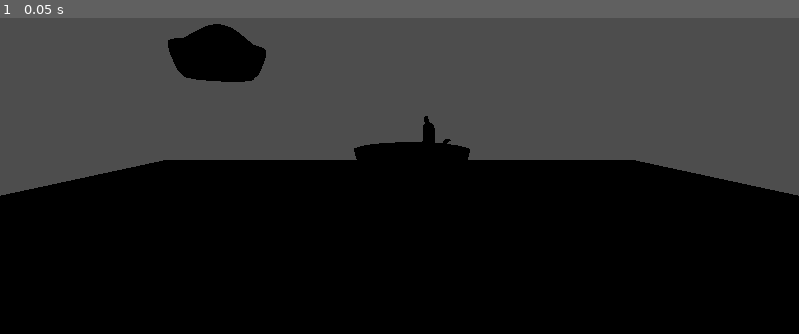
Above: before the commit, frame 1.
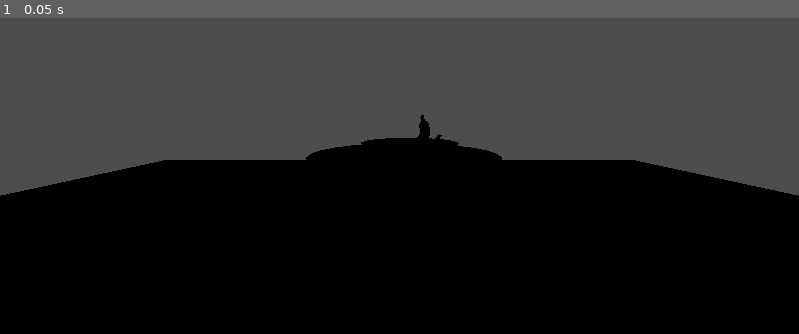
Above: after the commit, the same moment.

Repository: Rezix15/GE1-2023Assignment1
Game: Godot game, scene res://mainLevel.tscn
Same seed, same stepped clock (60 frames per second), same inputs: the game is played once before the commit and once after it.
Inputs:
- Up to frame 1 (0.05 s): no input

The runs differ from the first frame. In frame 1, 2.2% of the frame differs, in the area x 21-63%, y 1-45%.

Commit message:
Created a scripts folder to handle scripts logic

Diff:
--- /dev/null
+++ b/Scripts/Flour.gd
@@ -0,0 +1,11 @@
+extends Node3D
+
+
+# Called when the node enters the scene tree for the first time.
+func _ready():
+	pass # Replace with function body.
+
+
+# Called every frame. 'delta' is the elapsed time since the previous frame.
+func _process(delta):
+	pass
--- a/mainLevel.tscn
+++ b/mainLevel.tscn
@@ -42,10 +42,10 @@
 shape = SubResource("BoxShape3D_m6n55")
 
 [node name="Flour" parent="." instance=ExtResource("2_ba0le")]
-transform = Transform3D(5, 0, 0, 0, 5, 0, 0, 0, 5, -5.98233, 4.69164, 1.81068)
+transform = Transform3D(5, 0, 0, 0, 5, 0, 0, 0, 5, -5.98233, 0.548874, 4.01763)
 
 [node name="RigidBody3D" type="RigidBody3D" parent="Flour"]
-transform = Transform3D(1, 0, 0, 0, 1, 0, 0, 0, 1, 0.0562992, 0.191511, 0)
+transform = Transform3D(1, 0, 0, 0, 1, 0, 0, 0, 1, 0.0562992, 0.234484, 0)
 
 [node name="CollisionShape3D" type="CollisionShape3D" parent="Flour/RigidBody3D"]
 transform = Transform3D(0.4, 0, 0, 0, 0.4, 0, 0, 0, 0.4, 0, 0, 0)
@@ -61,10 +61,10 @@
 transform = Transform3D(15, 0, 0, 0, 15, 0, 0, 0, 15, 4.97588, 1.11093, 3.55057)
 
 [node name="Fruit_Bowl" parent="." instance=ExtResource("5_gwdod")]
-transform = Transform3D(1, 0, 0, 0, 1, 0, 0, 0, 1, 0.507444, 0.462503, -0.820237)
+transform = Transform3D(1, 0, 0, 0, 1, 0, 0, 0, 1, 0.507444, 0.462503, -3.1009)
 
 [node name="Camera3D" type="Camera3D" parent="."]
 transform = Transform3D(1, 0, 0, 0, 1, 0, 0, 0, 1, 0, 3.73875, 11.3425)
 
 [node name="MixingBowl" parent="." instance=ExtResource("6_h3br6")]
-transform = Transform3D(1.5, 0, 0, 0, 1.5, 0, 0, 0, 1.5, 0.121, 0.5, 4.088)
+transform = Transform3D(2, 0, 0, 0, 2, 0, 0, 0, 2, 0.121, 0.5, 3.26143)
